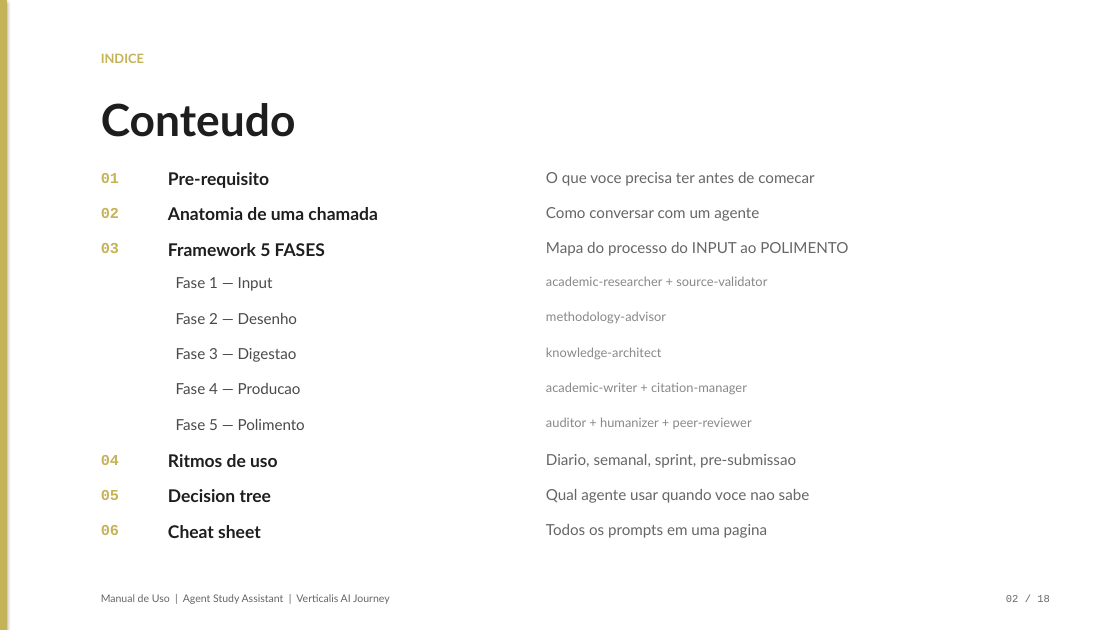
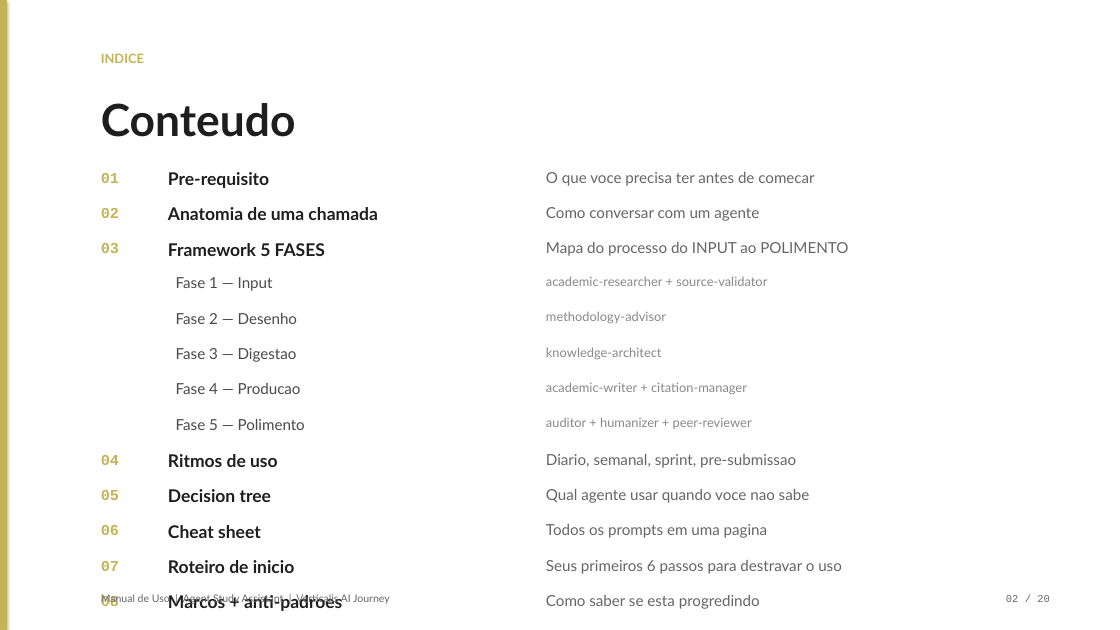
Before and after one commit to byfabioviana/agent-study-assistant, a slide deck: slide 2 of docs/manual-uso-agentes.pptx. Drawn at 1120x630 pixels with LibreOffice and Linux fonts; fonts in the diff are those of the drawing. Boxes give left, top, right and bottom in pixels: in the first picture for what was removed or moved away, otherwise in the second. Text is boxed around its words. In the diff, an @@ line names an element or a change of style, - is before the commit and + after.

```diff
--- a/docs/manual-uso-agentes.pptx
+++ b/docs/manual-uso-agentes.pptx
@@ text added at (x1=101, y1=561, x2=119, y2=571), 13 pt, text #C5B358, bold @@
+07
@@ text added at (x1=168, y1=560, x2=295, y2=573), 15 pt, text #1E1E1E, bold @@
+Roteiro de inicio
@@ text added at (x1=546, y1=560, x2=842, y2=574), 13 pt, text #666666 @@
+Seus primeiros 6 passos para destravar o uso
@@ text added at (x1=101, y1=595, x2=119, y2=606), 13 pt, text #C5B358, bold @@
+08
@@ text added at (x1=168, y1=594, x2=342, y2=611), 15 pt, text #1E1E1E, bold @@
+Marcos + anti-padroes
@@ text added at (x1=546, y1=595, x2=760, y2=609), 13 pt, text #666666 @@
+Como saber se esta progredindo
@@ text at (x1=1006, y1=595, x2=1050, y2=602): text changed @@
-02 / 18
+02 / 20
```
Also in this commit, not shown: 15 other slides changed, 3 slides added, 1 slide removed, 5 other files.
